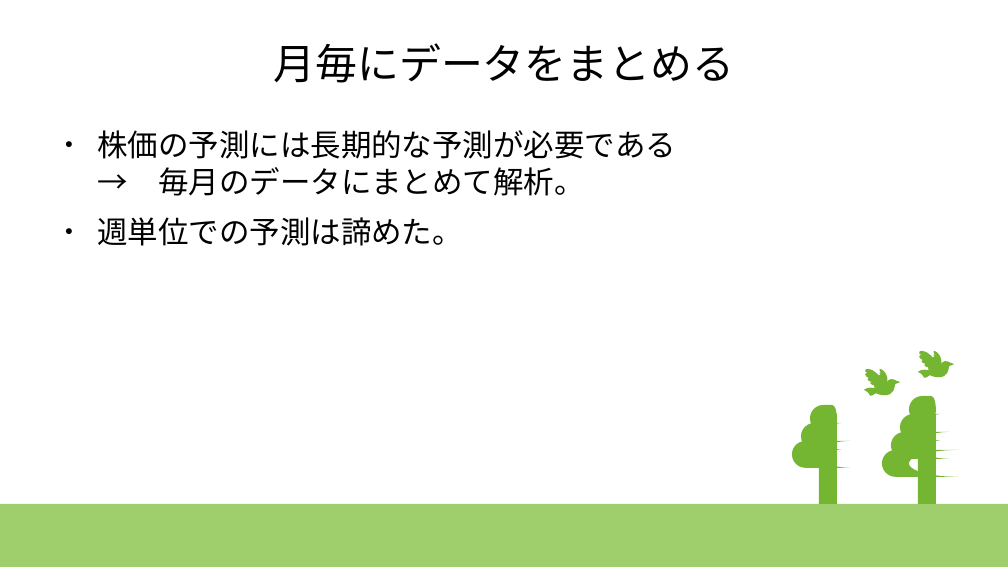
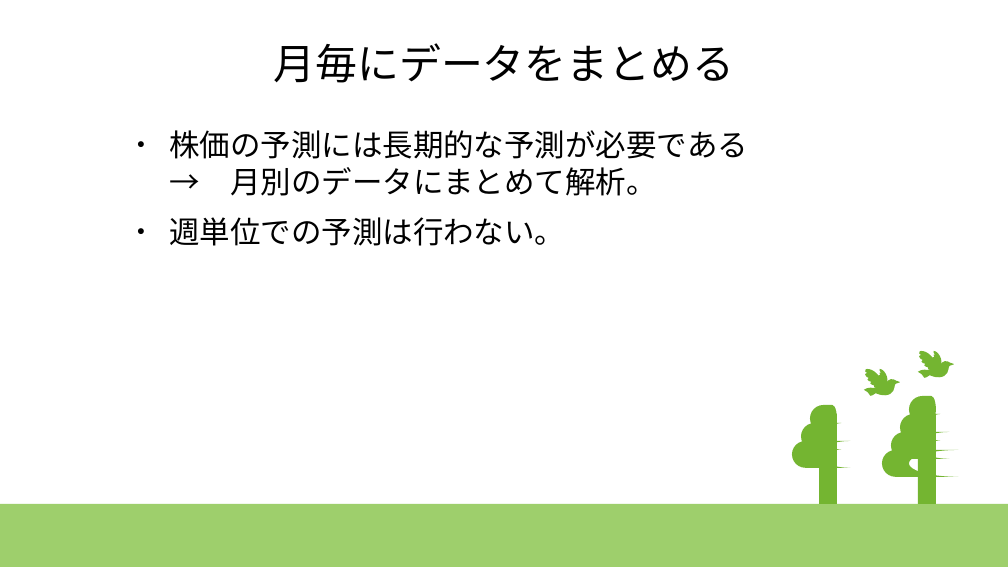
Before and after one commit to kawagashira/deepcraft, a slide deck: slide 4 of time_series/time_series.pptx. Drawn at 1008x567 pixels with LibreOffice and Linux fonts; fonts in the diff are those of the drawing. Boxes give left, top, right and bottom in pixels: in the first picture for what was removed or moved away, otherwise in the second. Text is boxed around its words. In the diff, an @@ line names an element or a change of style, - is before the commit and + after.

```diff
--- a/time_series/time_series.pptx
+++ b/time_series/time_series.pptx
@@ text at (x1=169, y1=130, x2=748, y2=246): text changed @@
-● 株価の予測には長期的な予測が必要である
-  → 毎月のデータにまとめて解析。
-● 週単位での予測は諦めた。
+● 株価の予測には長期的な予測が必要である
+  → 月別のデータにまとめて解析。
+● 週単位での予測は行わない。
```
Also in this commit, not shown: 6 other slides changed, 3 slides added, 2 other files.
